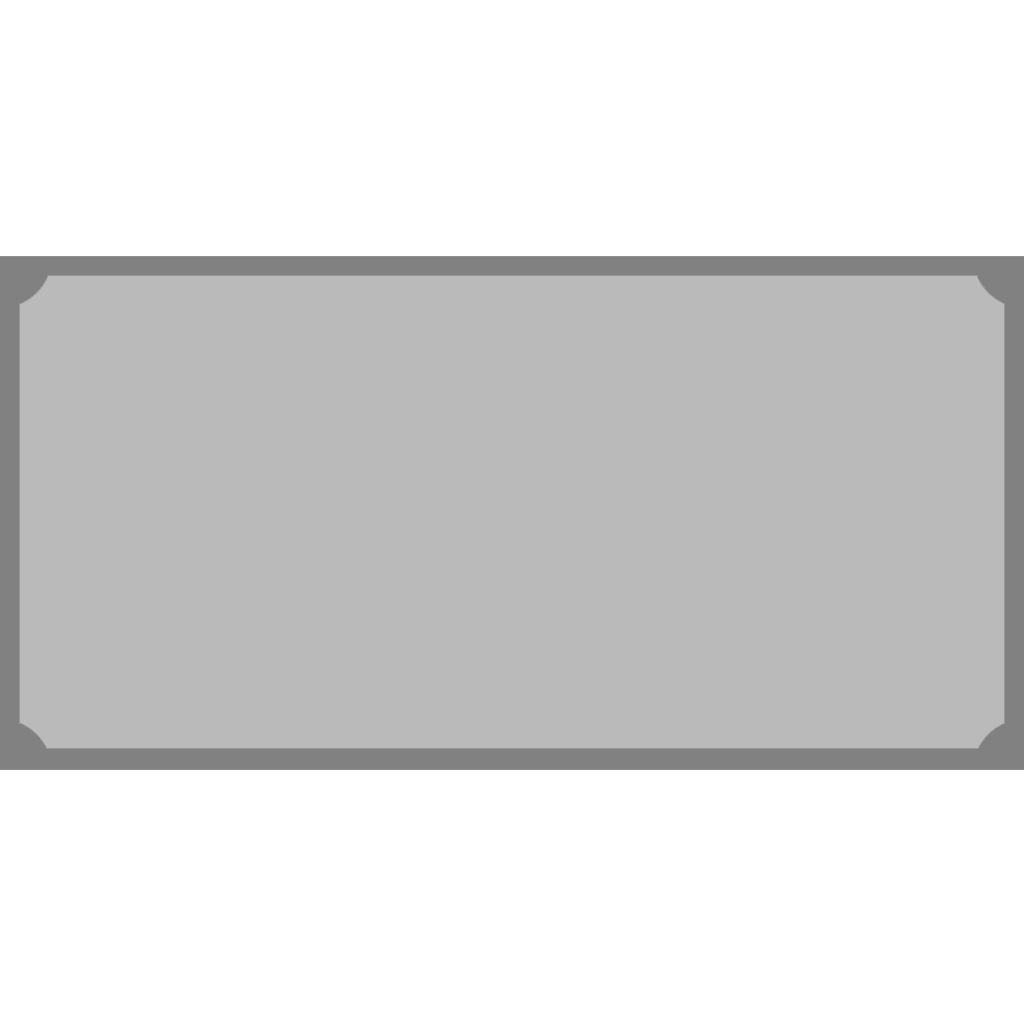
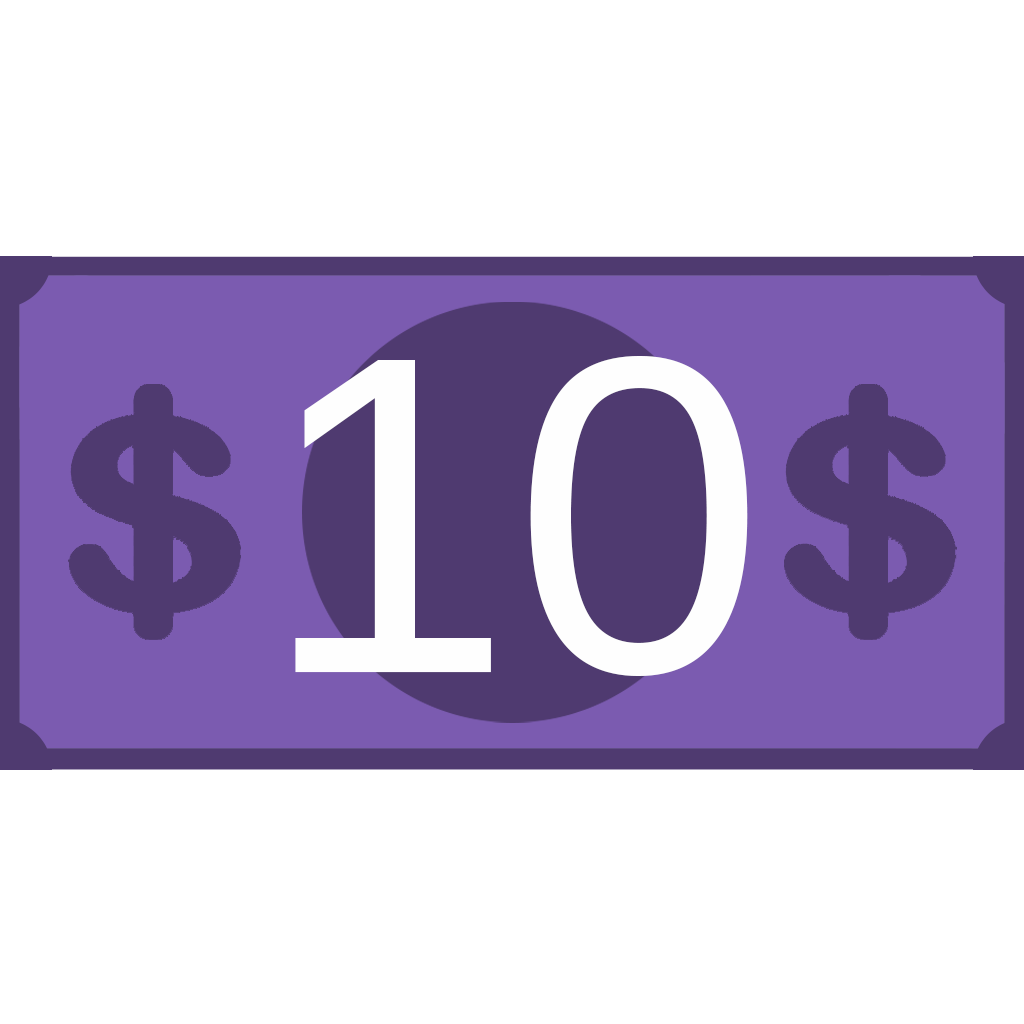
The second 1024px x 1024px image is a revision of the first. Changes to its layers:
hid "Livello 1" over [19, 275, 1005, 749]
hid "Money_BG" over [0, 256, 1024, 770]
showed group "Money_10" (8 layers) over [0, 256, 1024, 770]
added layer "10" in group "Money_10" over [295, 356, 748, 676]
